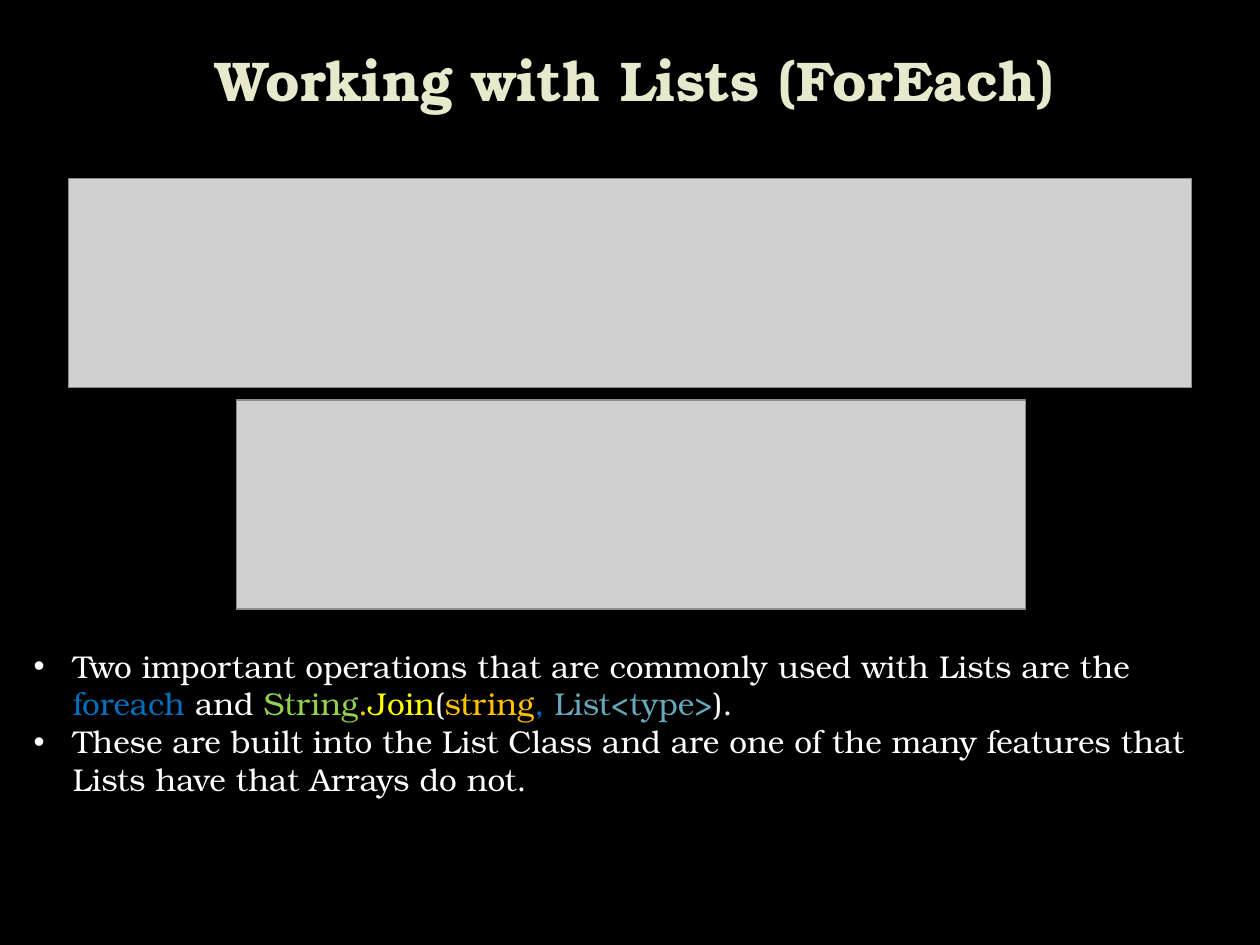
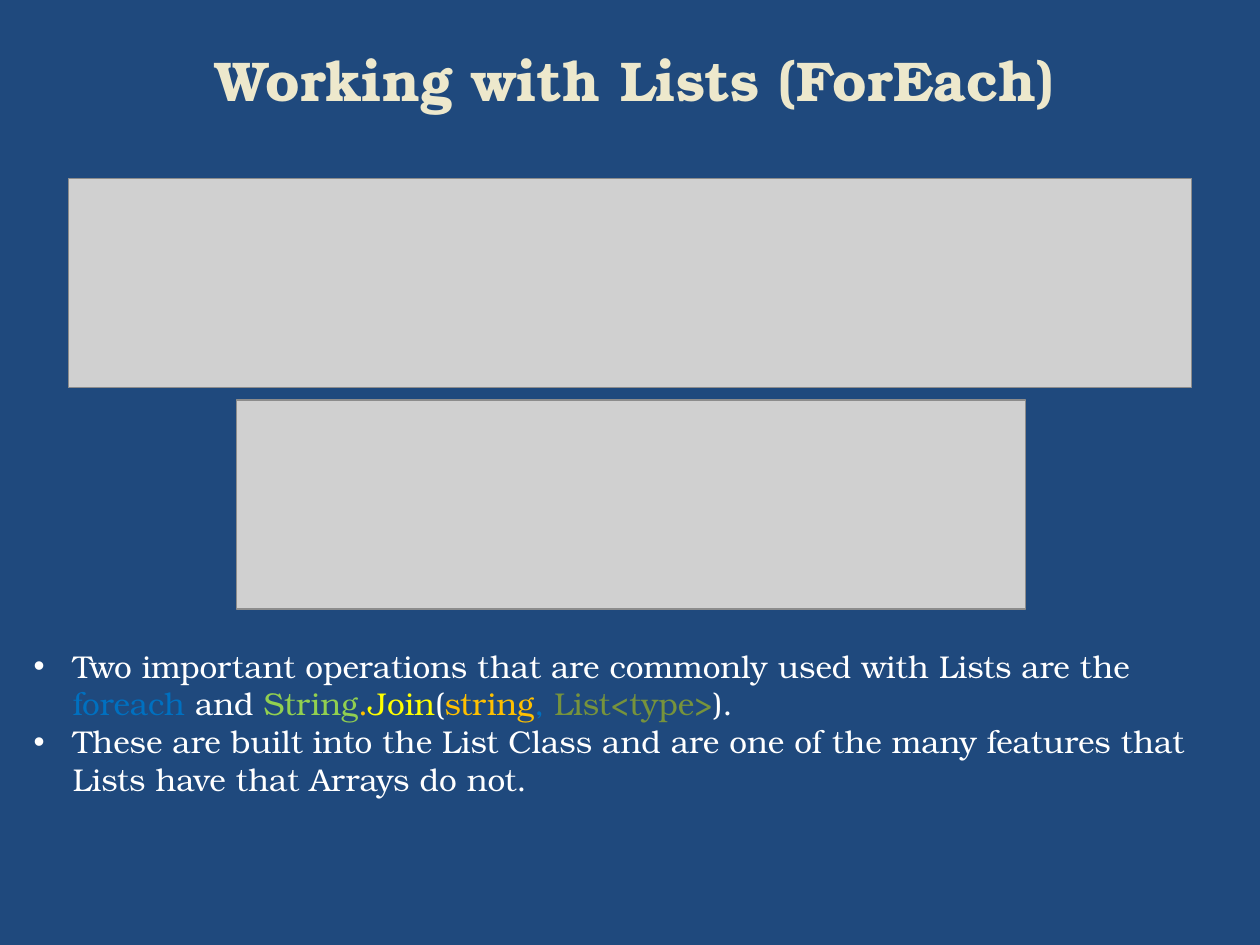
Before and after one commit to plwest-atmark/Aug31, a slide deck: slide 74 of IntroToProgramming/Introduction to C#.pptx (slide 59 before the commit). Drawn at 1260x945 pixels with LibreOffice and Linux fonts; fonts in the diff are those of the drawing; grey boxes stand for pictures; background and template pictures are left out. Boxes give left, top, right and bottom in pixels: in the first picture for what was removed or moved away, otherwise in the second. Text is boxed around its words. In the diff, an @@ line names an element or a change of style, - is before the commit and + after.

```diff
--- a/IntroToProgramming/Introduction to C#.pptx
+++ b/IntroToProgramming/Introduction to C#.pptx
@@ background picture (left out) to #1F497D @@
@@ title "Working with Lists (ForEach)" at (216, 58, 1055, 115): text colour #E7EACB to #EDE8CE @@
@@ text at (73, 655, 1130, 723): text colour #66A7B9 to #77933C in "List<type>)." @@
```
Also in this commit, not shown: 78 other slides changed, 15 slides added.
